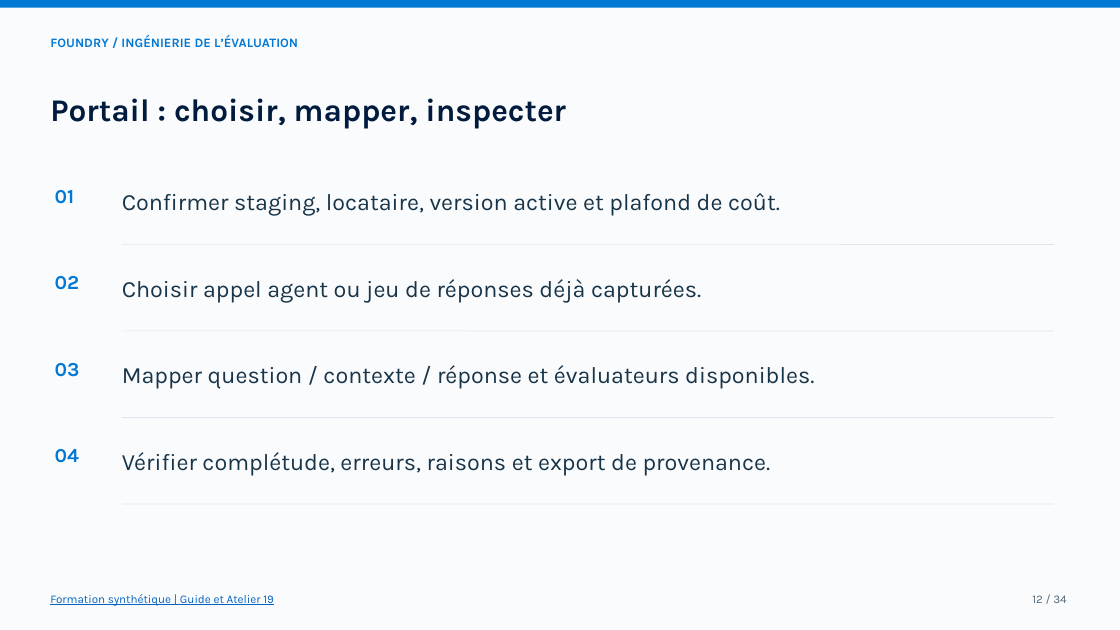
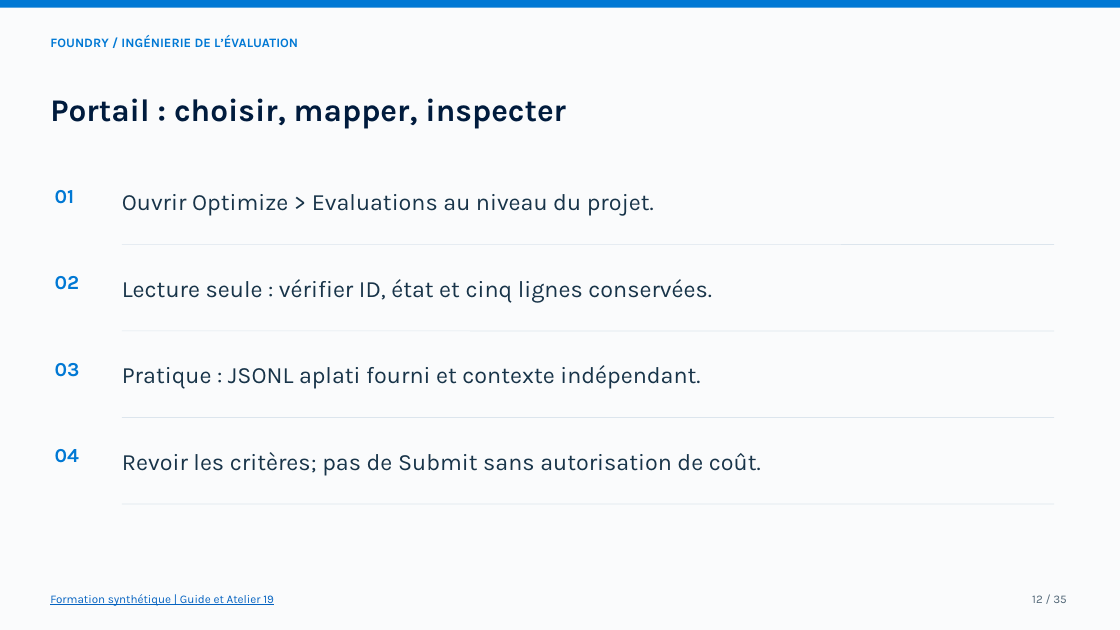
Before and after one commit to devopsabcs-engineering/foundry-hosted-agents-fsi, a slide deck: slide 12 of docs/assets/decks/foundry-evaluation-engineering-fr.pptx. Drawn at 1120x630 pixels with LibreOffice and Linux fonts; fonts in the diff are those of the drawing. Boxes give left, top, right and bottom in pixels: in the first picture for what was removed or moved away, otherwise in the second. Text is boxed around its words. In the diff, an @@ line names an element or a change of style, - is before the commit and + after.

```diff
--- a/docs/assets/decks/foundry-evaluation-engineering-fr.pptx
+++ b/docs/assets/decks/foundry-evaluation-engineering-fr.pptx
@@ text at <box>122,194,654,216</box>: text changed @@
-Confirmer staging, locataire, version active et plafond de coût.
+Ouvrir Optimize > Evaluations au niveau du projet.
@@ text at <box>122,279,712,302</box>: text changed @@
-Choisir appel agent ou jeu de réponses déjà capturées.
+Lecture seule : vérifier ID, état et cinq lignes conservées.
@@ text at <box>122,365,700,389</box>: text changed @@
-Mapper question / contexte / réponse et évaluateurs disponibles.
+Pratique : JSONL aplati fourni et contexte indépendant.
@@ text at <box>122,452,761,475</box>: text changed @@
-Vérifier complétude, erreurs, raisons et export de provenance.
+Revoir les critères; pas de Submit sans autorisation de coût.
@@ text at <box>1032,595,1066,603</box>: text changed @@
-12 / 34
+12 / 35
```
Also in this commit, not shown: 33 other slides changed, 1 slide added, 12 other files.
